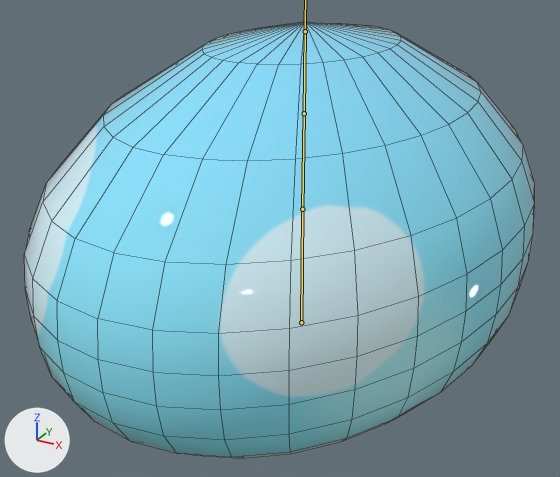
One commit to the FBX model Assets/Art/Models/Slime_Animations.fbx: the scene before it, then after it.
Camera for both pictures: a camera (50 mm lens) standing at (3.68, -7.23, 3.28) and looking at (-0.13, -0.29, -0.19). The axes (+X, +Y, +Z) are drawn at lower left. The lights are the same throughout. Both versions are drawn at frame 1 of the action 'Armature|Walk'; the numbers are the values there. The bones that bend it are drawn over the model as lines. Mesh edges are drawn as thin lines.

The first picture shows 'Inside.001'.
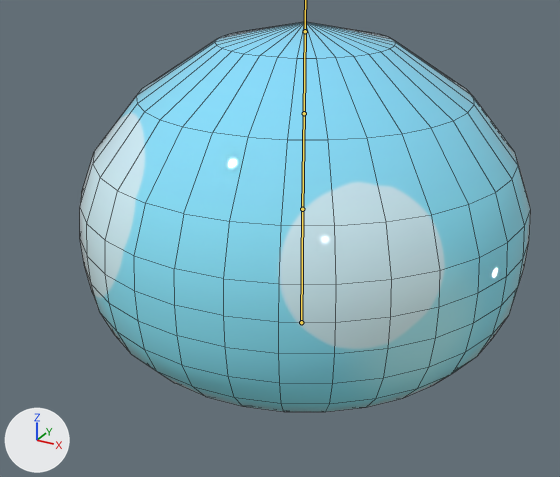
Patch to the scene script:
```diff
--- a/Assets/Art/Models/Slime_Animations.fbx.py
+++ b/Assets/Art/Models/Slime_Animations.fbx.py
@@ bone_bone @@
 bone_bone = bpy.data.objects['Armature'].pose.bones['Bone']
-bone_bone.scale = (1.0, 1.0, 1.41)
+bone_bone.scale = (1.0, 1.0, 1.0)
```

Location of each change, [x1, y1, x2, y2] in pixels of the pictures (560 x 477 px):
'Inside.001', posed (12% narrower, 11% shorter)
    before: [24, 22, 535, 458]
    after: [80, 22, 531, 412]
